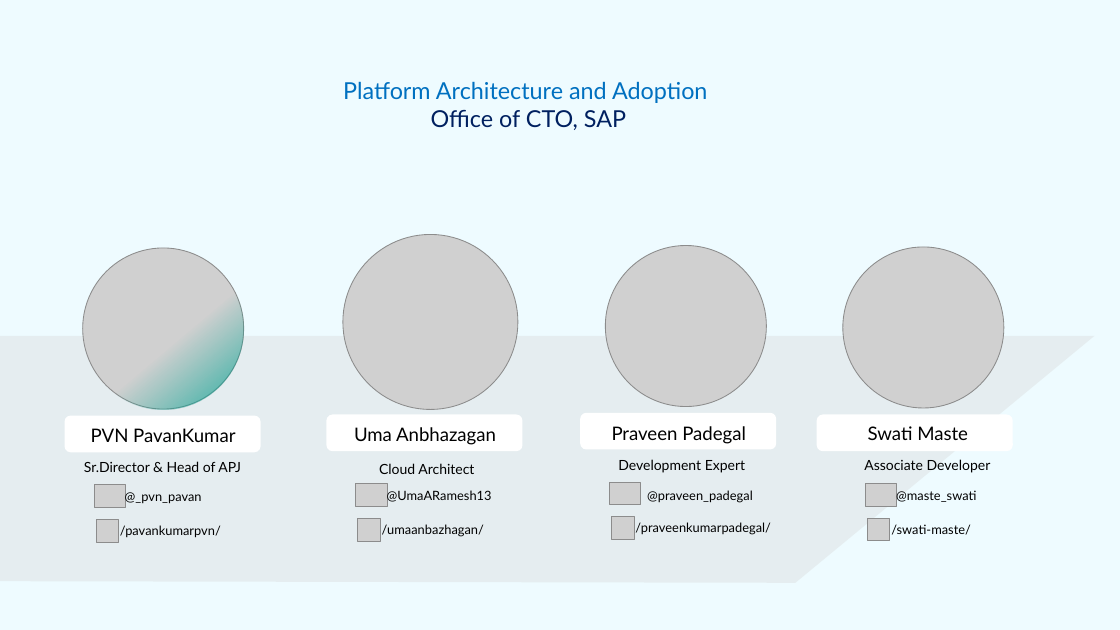
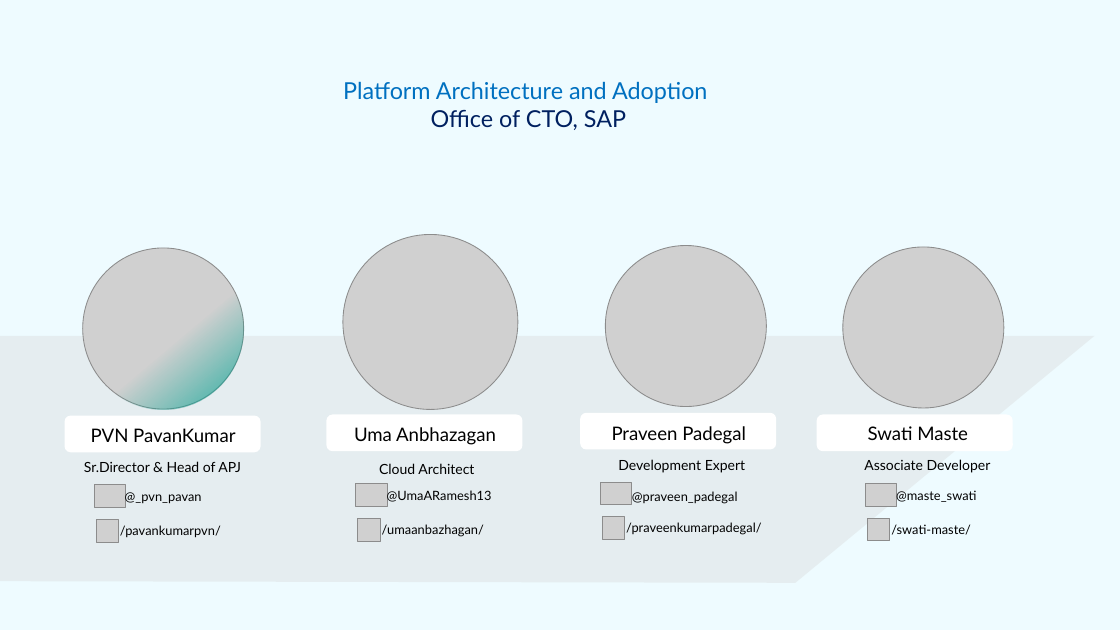
Before and after one commit to pra1veenk/aws-monitron-sap-integration, a slide deck: slide 1 of genai/Team_Info.pptx. Drawn at 1120x630 pixels with LibreOffice and Linux fonts; fonts in the diff are those of the drawing; grey boxes stand for pictures; background and template pictures are left out. Boxes give left, top, right and bottom in pixels: in the first picture for what was removed or moved away, otherwise in the second. Text is boxed around its words. In the diff, an @@ line names an element or a change of style, - is before the commit and + after.

```diff
--- a/genai/Team_Info.pptx
+++ b/genai/Team_Info.pptx
@@ text "@praveen_padegal": place and size @@
-text "@praveen_padegal" at [647,490,753,503]
+text "@praveen_padegal" at [632,491,738,504]
@@ 2 pictures, 1 text: place and size @@
-2 pictures, 1 text at [610,482,771,539]
+2 pictures, 1 text at [601,482,762,539]
```
